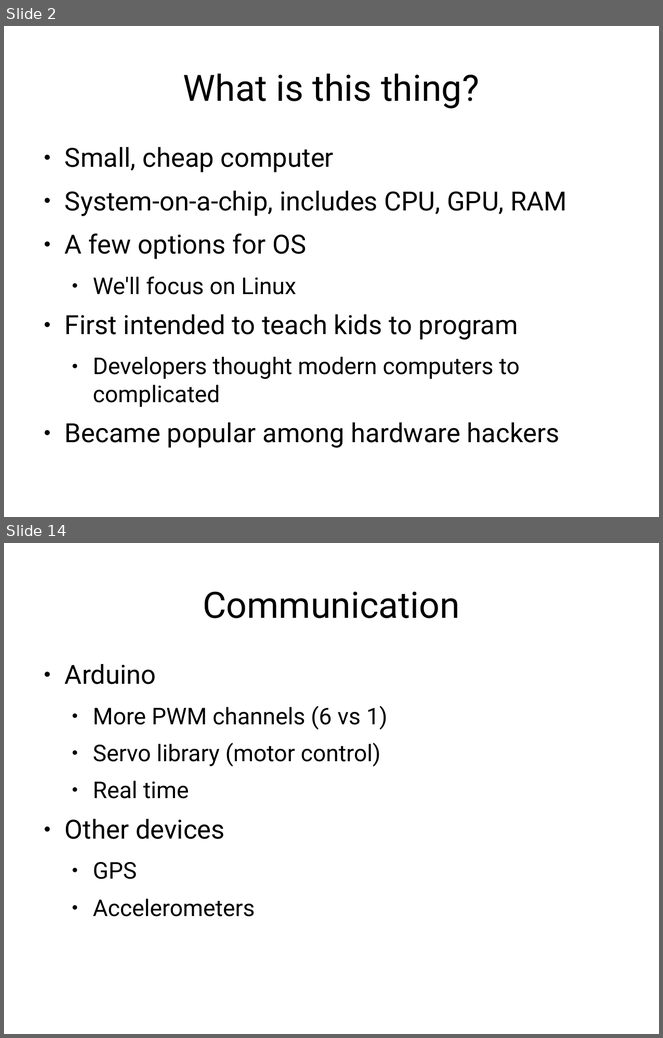
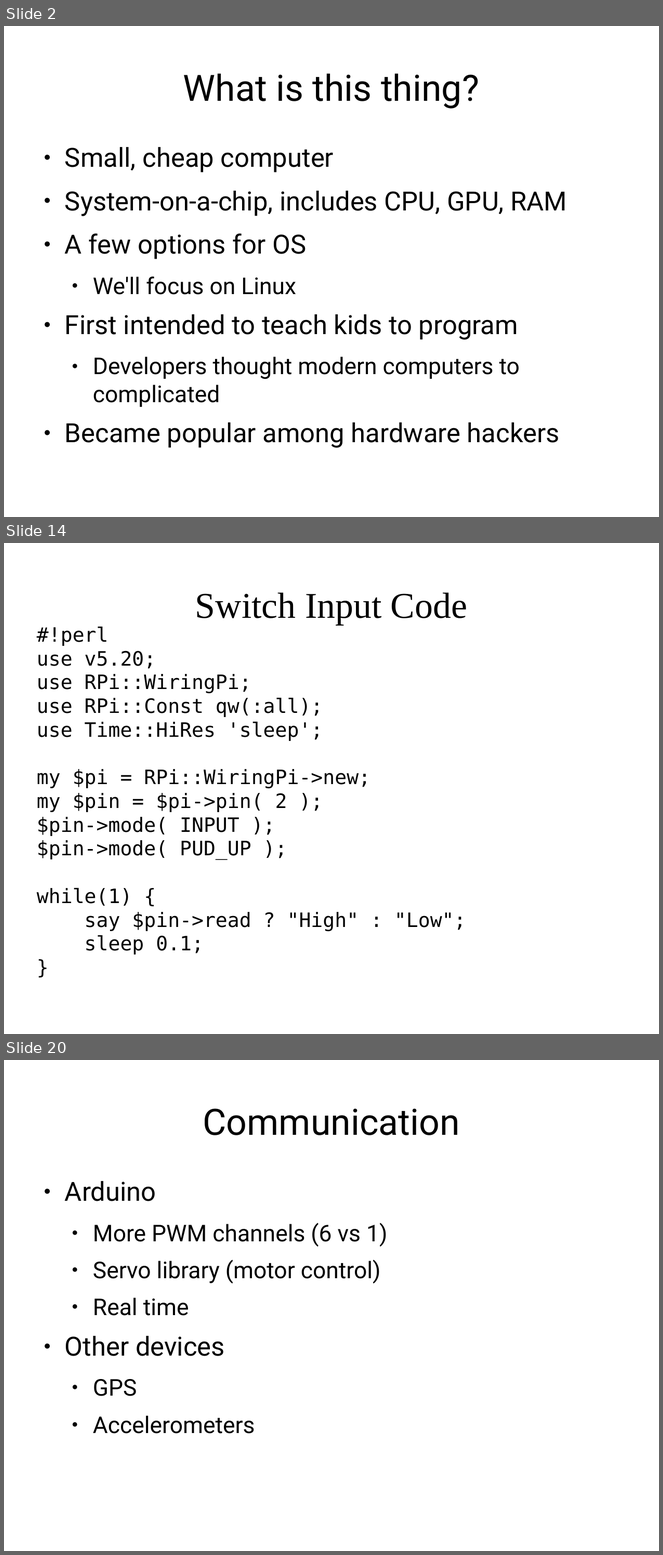
Before and after one commit to frezik/rpi_perl_presentation, a slide deck: raspberry_pi_perl.odp. Shown one above the other, each under a label of ours: slides 2 and 14 before the commit, slides 2, 14 and 20 after it; the slides between them are not shown. The pictures are 663x1038 and 663x1555 pixels, drawn with LibreOffice and Linux fonts; fonts in the diff are those of the drawing. Boxes give left, top, right and bottom in pixels: in the first picture for what was removed or moved away, otherwise in the second. Text is boxed around its words. In the diff, an @@ line names an element or a change of style, - is before the commit and + after.

Commit message:
2020 Presentation Updates for NYC Perl Mongers

```diff
--- a/raspberry_pi_perl.odp
+++ b/raspberry_pi_perl.odp
@@ slide 14 added at <box>4,543,659,1034</box>, background #FFFFFF @@
@@ title added at <box>195,592,467,625</box>, 44 pt, text #000000 @@
+Switch Input Code
@@ subtitle added at <box>37,626,466,955</box>, 24 pt, text #000000 @@
+#!perl
+use v5.20;
+use RPi::WiringPi;
+use RPi::Const qw(:all);
+use Time::HiRes 'sleep';
+my $pi = RPi::WiringPi->new;
+my $pin = $pi->pin( 2 );
+$pin->mode( INPUT );
+$pin->mode( PUD_UP );
+while(1) {
+say $pin->read ? "High" : "Low";
+sleep 0.1;
+}
@@ what was slide 14 is now slide 20 @@
```
Also in this commit, not shown: 9 slides changed, 12 other slides added, 6 slides removed, 1 other file.
